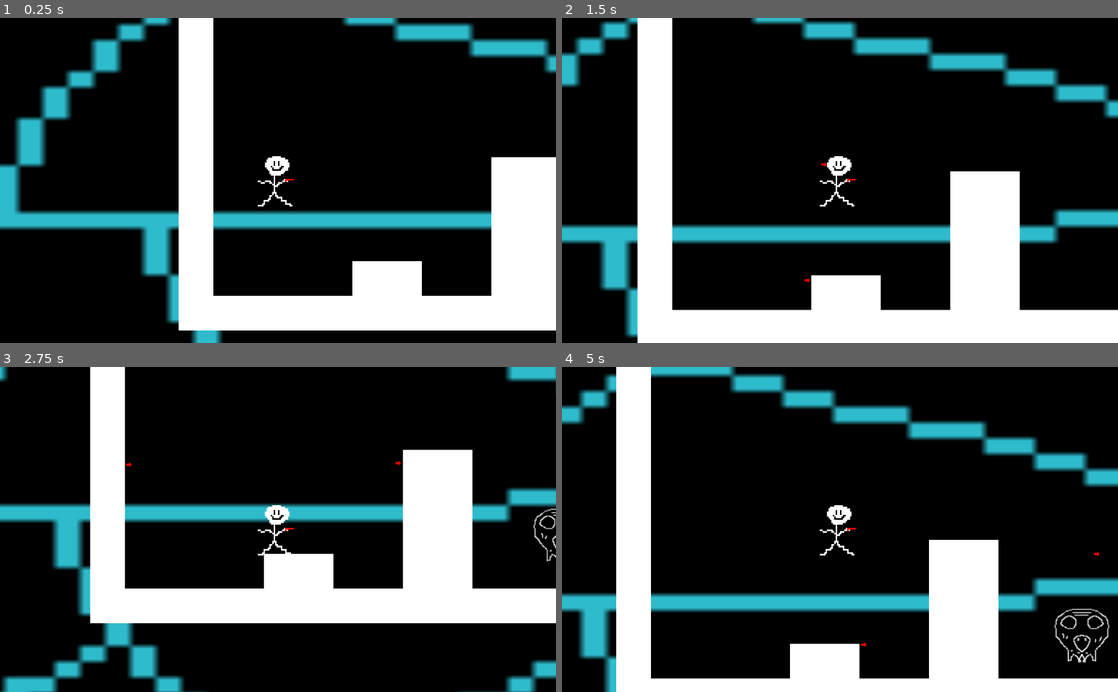
Above: before the commit, frames 1-4 (two rows, left to right).
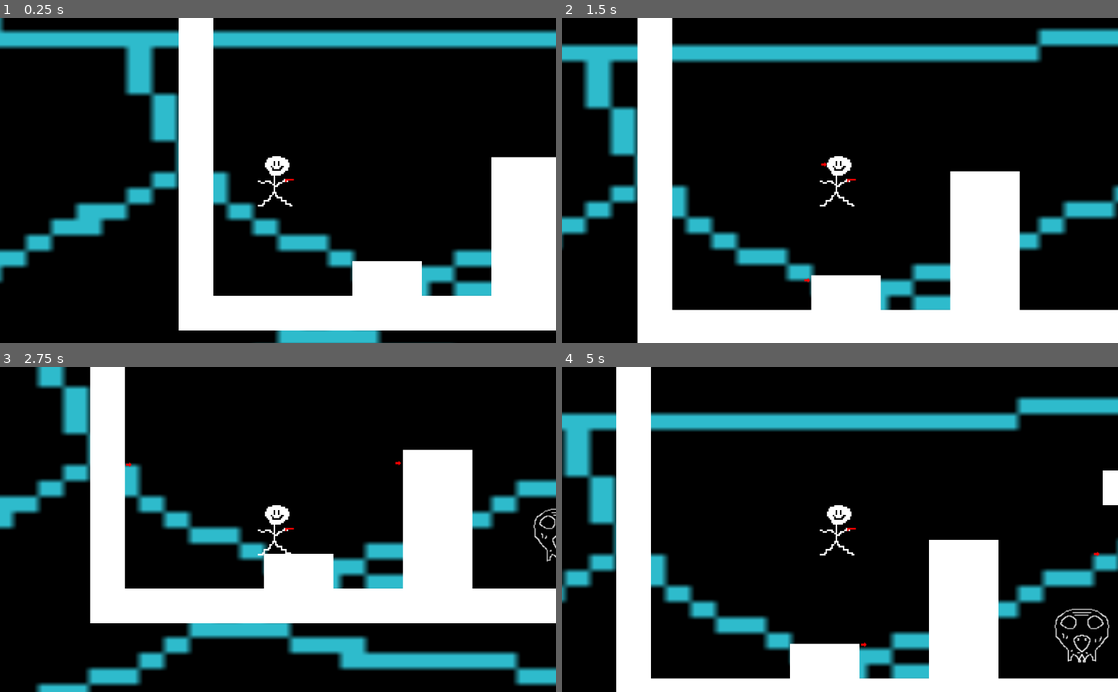
Above: after the commit, the same moments.

Repository: Tsiegmund/Juice-Games-Virtual-Days
Game: Godot game, scene res://source/Levels/MVPLevel.tscn
Same seed, same stepped clock (60 frames per second), same inputs: the game is played once before the commit and once after it.
Inputs (mouse positions are in pixels of both pictures, inside the frame that each line leads up to):
- Up to frame 1 (0.25 s): no input
- Up to frame 2 (1.5 s): move the mouse to (962, 164) at 0.52 s; hold D (right) from 0.53 s (still down); click (962, 164) at 0.6 s; tap Up (ui_up) at 0.77 s; move the mouse to (728, 196) at 1.27 s; click (728, 196) at 1.35 s
- Up to frame 3 (2.75 s): tap Up (ui_up) at 1.52 s; move the mouse to (333, 458) at 2.02 s; release D (right) at 2.03 s; hold A (left) from 2.03 s (still down); click (333, 458) at 2.1 s
- Up to frame 4 (5 s): move the mouse to (812, 594) at 2.77 s; release A (left) at 2.78 s; hold D (right) 2.78-4.28 s; click (812, 594) at 2.85 s; tap Up (ui_up) at 3.02, 3.77, 4.52 s; move the mouse to (1006, 578) at 3.52 s; click (1006, 578) at 3.6 s; move the mouse to (673, 480) at 4.27 s; hold A (left) from 4.28 s (still down); click (673, 480) at 4.35 s

The runs differ from the first frame. In frame 1, 22% of the frame differs, in the area x 0-100%, y 0-100%; in frame 2, 20%; in frame 3, 19%; in frame 4, 21%.

Commit message:
Added more blocks

Diff:
--- a/source/Levels/MVPLevel.tscn
+++ b/source/Levels/MVPLevel.tscn
@@ -39,15 +39,15 @@
 collision_layer = 3
 collision_mask = 3
 format = 1
-tile_data = PoolIntArray( -458753, 0, 0, -524288, 0, 0, -524 …(613 unchanged characters)… , 0, 0, 196630, 0, 0, 327679, 0, 0, 262166, 0, 0, 393215, 0, 0, 327702, 0, 0, 45 …(670 unchanged characters)…
+tile_data = PoolIntArray( -458753, 0, 0, -524288, 0, 0, -524 …(613 unchanged characters)… , 0, 0, 196630, 0, 0, 327679, 0, 0, 262157, 0, 0, 262161, 0, 0, 262166, 0, 0, 393215, 0, 0, 327702, 0, 0, 45 …(670 unchanged characters)…
 
 [node name="TextureRect" type="TextureRect" parent="."]
 show_behind_parent = true
 light_mask = 0
-margin_left = -731.0
-margin_top = -2115.0
-margin_right = 6225.0
-margin_bottom = 2220.0
+margin_left = -762.0
+margin_top = -2449.0
+margin_right = 6194.0
+margin_bottom = 1886.0
 texture = ExtResource( 1 )
 expand = true
 
